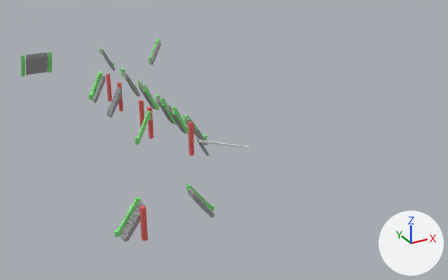
The FBX model Assets/Models/2F-1F.fbx, before and after one commit.
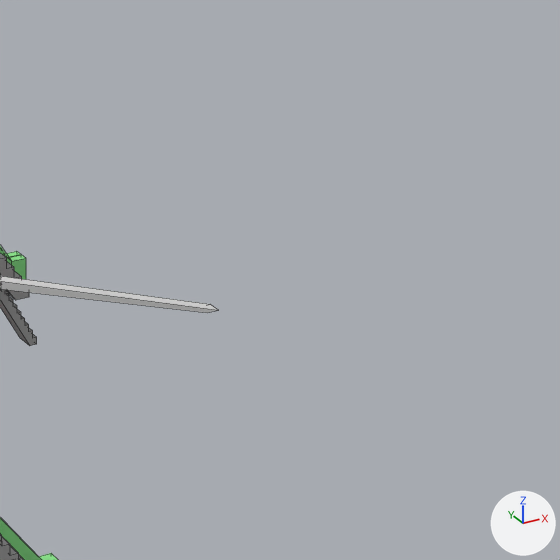
The first picture shows the older version from a 50 mm camera at (-169.0, -307.0, 114.0) aimed at (-3.0, -5.0, -38.0). The close-ups show the older and then the newer version on the part from 45% to 74% of the width and 27% to 73% of the height of that picture. Only the edits that show in the close-ups are written down. Every picture has the same lights, and +X, +Y and +Z are marked at lower right. The close-ups show mesh edges as thin lines. Where no turn or scale is listed for an object, it has been applied to the vertices.

The scene before the commit, as lines of its bpy script (objects in view):
```python
me_立方体_030 = bpy.data.meshes.new('立方体.030')
me_立方体_030.from_pydata(...)  # 50 vertices, 27 faces; spans x -2.58..2.92, y -1.2..1.2, z -4.84..5.16
me_立方体_030.materials.append(mat_階段)  # grey #9e9e9e
me_立方体_031 = bpy.data.meshes.new('立方体.031')
me_立方体_031.from_pydata([(-13.9, -1.0, 4.2), (-13.9, -1.0, 5.2), (-13.9, 1.0, 4.2), (-13.9, 1.0, 5.2), (13.6, -1.0, -4.8), (15.3, -1.0, -4.8), (13.6, 1.0, -4.8), (15.3, 1.0, -4.8)], [], [(0, 1, 3, 2), (2, 3, 7, 6), (6, 7, 5, 4), (4, 5, 1, 0), (2, 6, 4, 0), (7, 3, 1, 5)])
ob_スロープ = bpy.data.objects.new('スロープ', me_立方体_031)
ob_スロープ.location = (-29.4, -54.0, -15.7)
ob_階段_008 = bpy.data.objects.new('階段.008', me_立方体_030)
ob_階段_008.location = (-40.8, -51.8, -15.7)
```
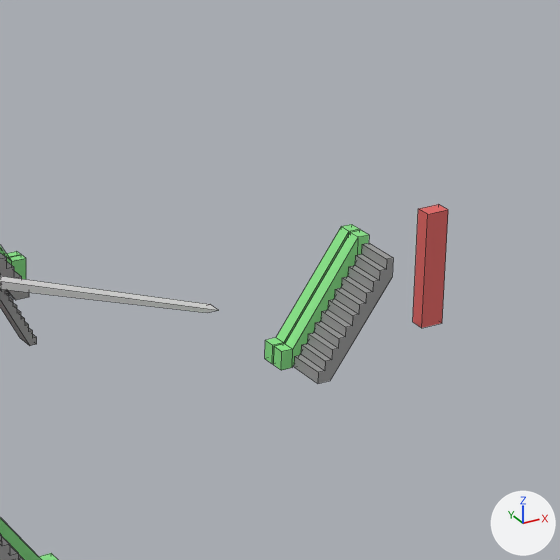
Patch to the scene script:
```diff
--- a/Assets/Models/2F-1F.fbx.py
+++ b/Assets/Models/2F-1F.fbx.py
@@ me_立方体_128 @@
+me_立方体_128.from_pydata(...)  # a box spanning x -1.5..1.5, y -1.0..1.0, z -7.5..7.5
+me_立方体_128.materials.append(mat_エレベーター)  # red #e76663
@@ me_立方体_124 @@
+me_立方体_124.from_pydata(...)  # 50 vertices, 27 faces; spans x -5.19..4.71, y -2.55..2.55, z -6.76..7.24
+me_立方体_124.materials.append(mat_階段)  # grey #9e9e9e
@@ me_立方体_126 @@
+me_立方体_126.from_pydata(...)  # 16 vertices, 14 faces; spans x -6.0..5.7, y -0.8..0.8, z -7.6..7.5
+me_立方体_126.materials.append(mat_エスカレーター)  # green #89e789
@@ ob_エレベーター_011 @@
+ob_エレベーター_011 = bpy.data.objects.new('エレベーター.011', me_立方体_128)
+ob_エレベーター_011.location = (11.0, -63.0, -17.0)
@@ ob_階段_031 @@
+ob_階段_031 = bpy.data.objects.new('階段.031', me_立方体_124)
+ob_階段_031.location = (-5.0, -68.4, -17.7)
@@ ob_エスカレーター_043 @@
+ob_エスカレーター_043 = bpy.data.objects.new('エスカレーター.043', me_立方体_126)
+ob_エスカレーター_043.location = (-6.0, -65.0, -16.9)
@@ ob_エスカレーター_042 @@
+ob_エスカレーター_042 = bpy.data.objects.new('エスカレーター.042', me_立方体_126.copy())
+ob_エスカレーター_042.location = (-6.0, -63.0, -16.9)
```

Location of each change, (x1, y1, x2, y2) in pixels of the close-ups (560 x 560 px):
'階段.031', added
    after: (294, 243, 393, 384)
'エレベーター.011', added (red)
    after: (413, 204, 448, 328)
'エスカレーター.043', added (green)
    after: (274, 230, 369, 370)
'エスカレーター.042', added
    after: (265, 224, 359, 364)
